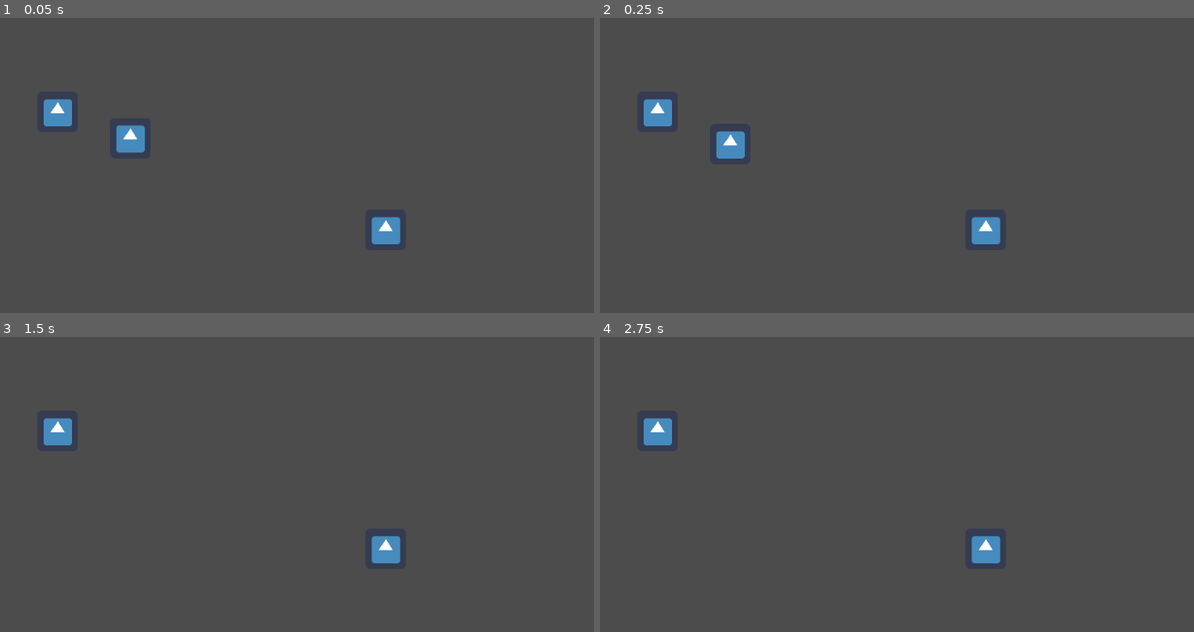
Above: before the commit, frames 1-4 (two rows, left to right).
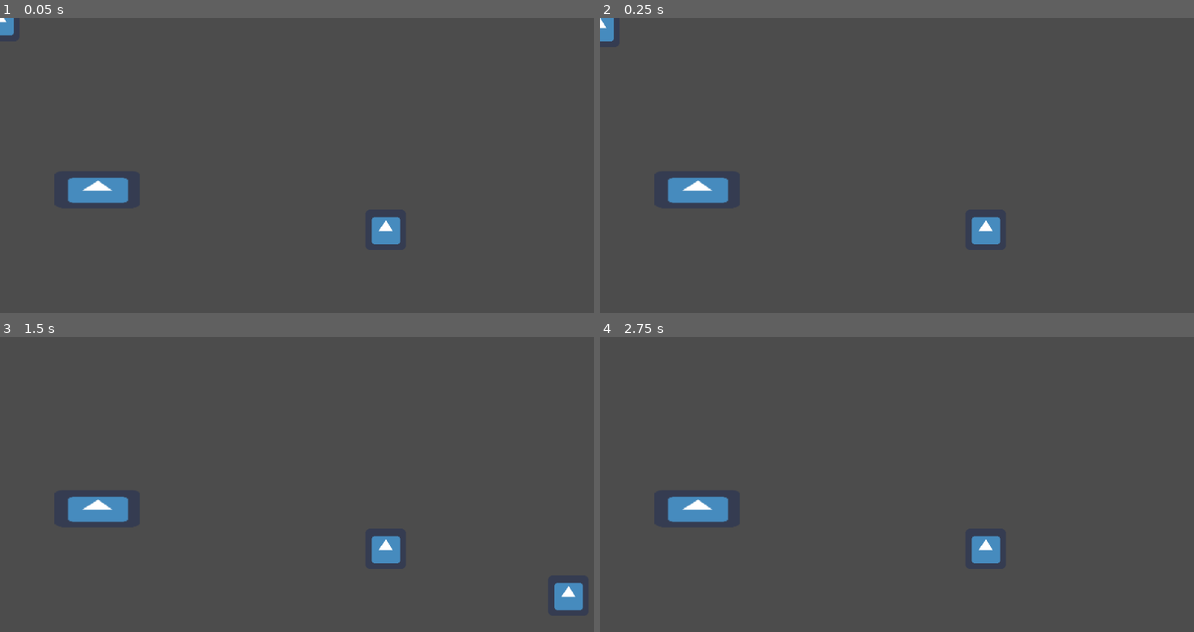
Above: after the commit, the same moments.

Repository: Blavier/Hearthfactions
Game: Godot game, scene res://Node2D.tscn
Same seed, same stepped clock (60 frames per second), same inputs: the game is played once before the commit and once after it. The engine's default icon, where the game draws it, is replaced by a stand-in: a white triangle on a blue panel in a dark square.
Inputs:
- Up to frame 1 (0.05 s): no input
- Up to frame 2 (0.25 s): no input
- Up to frame 3 (1.5 s): hold Right (ui_right) 0.53-1.28 s; hold Down (ui_down) from 1.28 s (still down)
- Up to frame 4 (2.75 s): tap Enter at 2 s; release Down (ui_down) at 2.03 s; hold Right (ui_right) from 2.03 s (still down)

The runs differ from the first frame. In frame 1, 1.9% of the frame differs, in the area x 0-25%, y 0-63%; in frame 2, 1.9%; in frame 3, 1.8%; in frame 4, 1.3%.

Commit message:
Update Node2D.tscn

Diff:
--- a/Node2D.tscn
+++ b/Node2D.tscn
@@ -1,7 +1,12 @@
-[gd_scene load_steps=3 format=2]
+[gd_scene load_steps=5 format=2]
 
 [ext_resource path="res://icon.png" type="Texture" id=1]
 [ext_resource path="res://KinematicBody2D.gd" type="Script" id=2]
+
+[sub_resource type="CircleShape2D" id=2]
+
+[sub_resource type="RectangleShape2D" id=1]
+extents = Vector2( 76.5, 32 )
 
 [node name="Node2D" type="Node2D"]
 
@@ -9,15 +14,24 @@
 position = Vector2( 610, 336 )
 texture = ExtResource( 1 )
 
-[node name="Icon2" type="Sprite" parent="."]
-position = Vector2( 91, 149 )
-texture = ExtResource( 1 )
-
 [node name="Player" type="KinematicBody2D" parent="."]
 script = ExtResource( 2 )
 
 [node name="CollisionShape2D" type="CollisionShape2D" parent="Player"]
+shape = SubResource( 2 )
 
 [node name="Icon3" type="Sprite" parent="Player"]
-position = Vector2( 206, 190 )
+position = Vector2( -1, 4 )
 texture = ExtResource( 1 )
+
+[node name="StaticBody2D" type="StaticBody2D" parent="."]
+position = Vector2( 155, 271 )
+
+[node name="CollisionShape2D" type="CollisionShape2D" parent="StaticBody2D"]
+position = Vector2( 1, 1 )
+shape = SubResource( 1 )
+
+[node name="Icon2" type="Sprite" parent="StaticBody2D/CollisionShape2D"]
+position = Vector2( -2, -6.10352e-05 )
+scale = Vector2( 2.10938, 0.921875 )
+texture = ExtResource( 1 )
